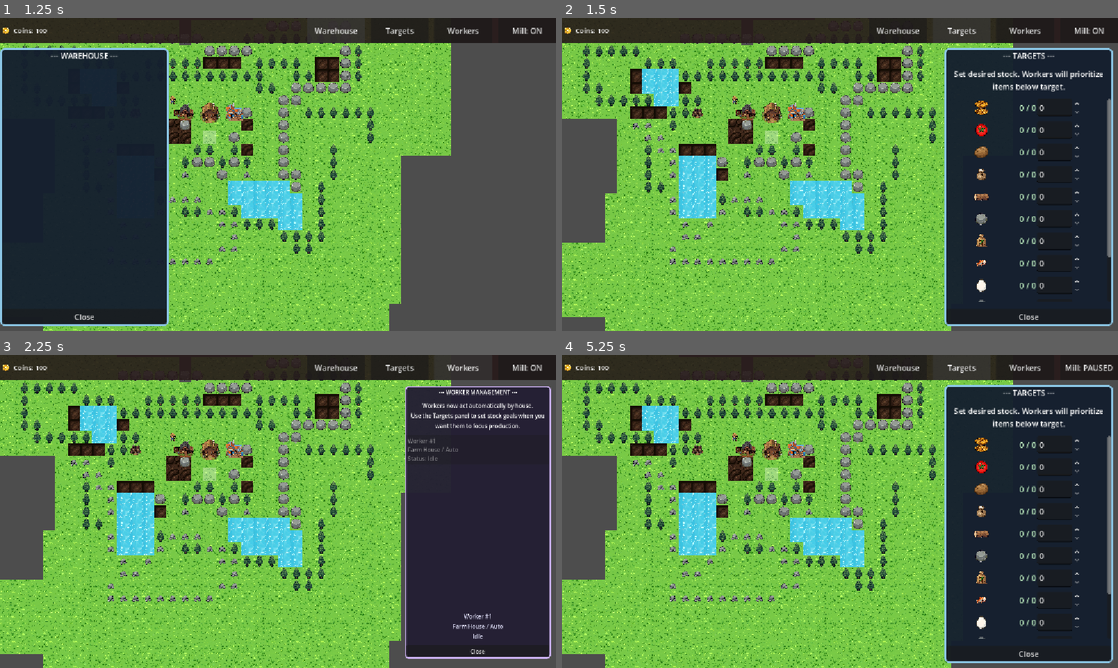
Above: before the commit, frames 1-4 (two rows, left to right).
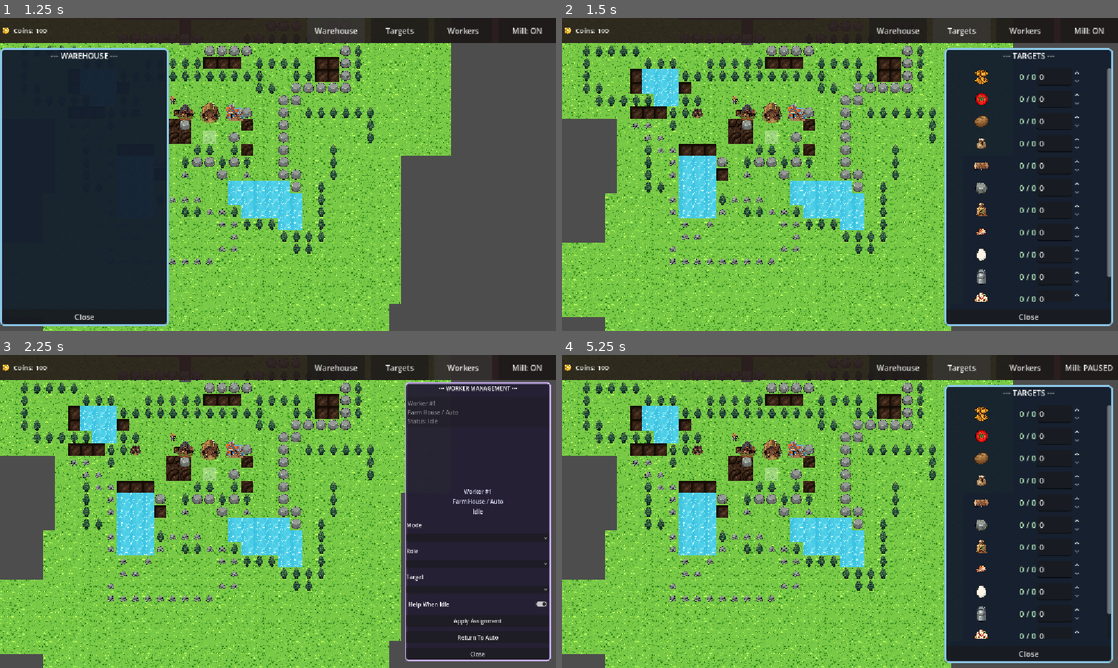
Above: after the commit, the same moments.

Repository: JoeKittiphong/CozyAutoFarm2
Game: Godot game, scene res://scenes/world/world.tscn
The game is run twice, just before and just after one commit, with the same random seed, the same clock (stepped at 60 frames per second) and the same inputs.
Inputs (mouse positions are in pixels of both pictures, inside the frame that each line leads up to):
- Up to frame 1 (1.25 s): click "Warehouse" at 0.5 s
- Up to frame 2 (1.5 s): click "Targets" at 1.25 s
- Up to frame 3 (2.25 s): click "Workers" at 2 s
- Up to frame 4 (5.25 s): click "Mill: ON" at 2.75 s; click (1040, 621) at 3.5 s, where only the run after the commit has a clickable "Apply Assignment"; click "Warehouse" at 4.25 s; click "Targets" at 5 s

Frame 1 is identical in both runs. In frame 2, 2.7% of the frame differs, in the area x 70-99%, y 16-91%; in frame 3, 2.6%; in frame 4, 2.7%.
Error after the commit: Invalid assignment of property or key 'text' with value of type 'String' on a base object of type 'null instance'. (res://scenes/ui/hud.gd:160)

Commit message:
feat: implement HUD scene with top bar and side panels for management and shop interfaces

Diff:
--- a/scenes/ui/hud.tscn
+++ b/scenes/ui/hud.tscn
@@ -125,6 +125,7 @@
 offset_right = -10.0
 offset_bottom = -10.0
 grow_horizontal = 0
+grow_vertical = 2
 theme_override_styles/panel = SubResource("StyleBoxFlat_warehouse")
 
 [node name="Content" type="VBoxContainer" parent="SidePanels/WarehousePanel" unique_id=485409843]
@@ -163,6 +164,7 @@
 offset_right = -10.0
 offset_bottom = -10.0
 grow_horizontal = 0
+grow_vertical = 2
 theme_override_styles/panel = SubResource("StyleBoxFlat_warehouse")
 
 [node name="Content" type="VBoxContainer" parent="SidePanels/TargetsPanel" unique_id=485409844]
@@ -173,12 +175,6 @@
 layout_mode = 2
 text = "--- TARGETS ---"
 horizontal_alignment = 1
-
-[node name="InfoLabel" type="Label" parent="SidePanels/TargetsPanel/Content" unique_id=1935788330]
-layout_mode = 2
-text = "Set desired stock. Workers will prioritize items below target."
-horizontal_alignment = 1
-autowrap_mode = 2
 
 [node name="ScrollContainer" type="ScrollContainer" parent="SidePanels/TargetsPanel/Content" unique_id=2090072161]
 custom_minimum_size = Vector2(0, 250)
@@ -219,12 +215,6 @@
 text = "--- WORKER MANAGEMENT ---"
 horizontal_alignment = 1
 
-[node name="InfoLabel" type="Label" parent="SidePanels/WorkerManagePanel/Content" unique_id=1676956656]
-layout_mode = 2
-text = "Select a worker and assign a focus."
-horizontal_alignment = 1
-autowrap_mode = 2
-
 [node name="WorkerScroll" type="ScrollContainer" parent="SidePanels/WorkerManagePanel/Content" unique_id=1946156383]
 custom_minimum_size = Vector2(0, 220)
 layout_mode = 2
